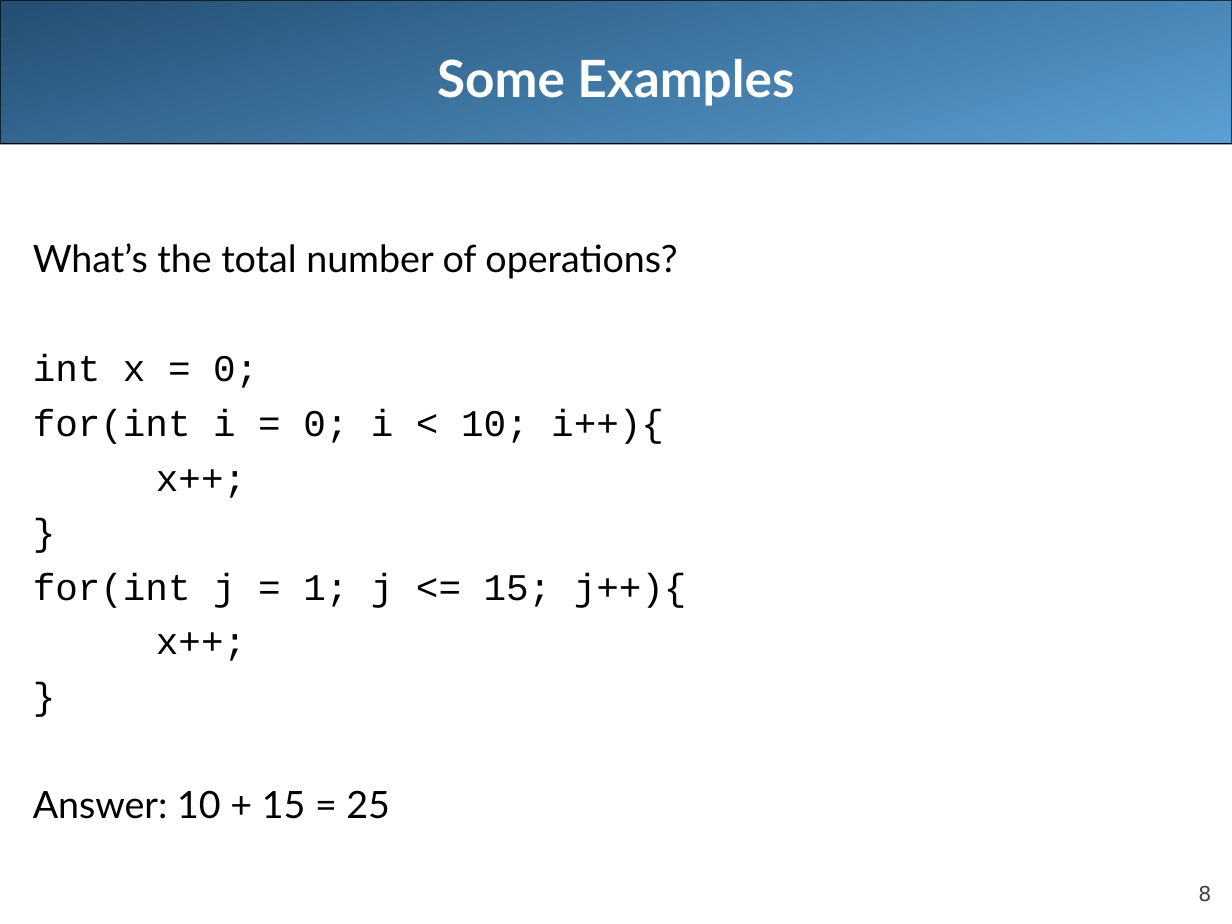
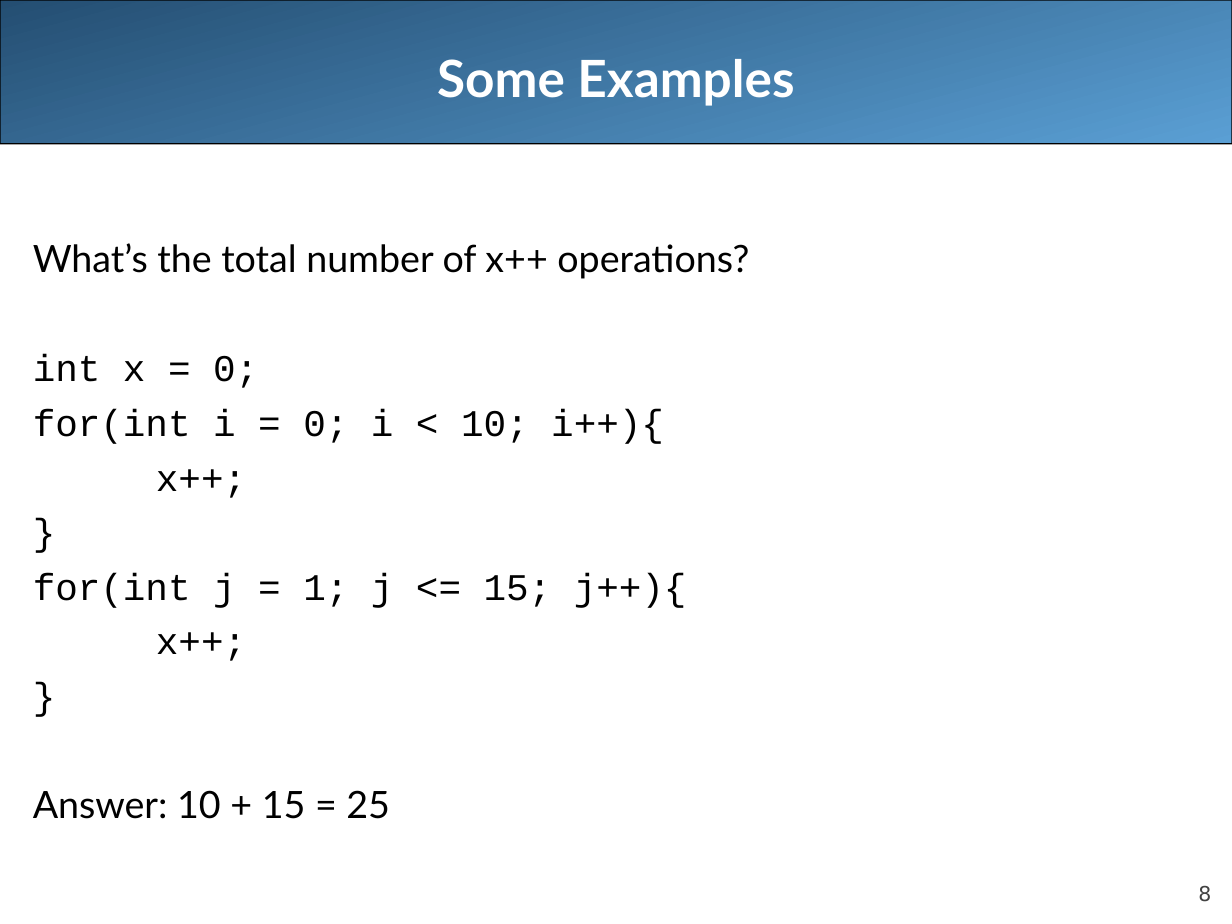
Before and after one commit to LongBaoNguyen/longbaonguyen.github.io, a slide deck: slide 8 of courses/apcsa/lecture12.ppt. Drawn at 1232x924 pixels with LibreOffice and Linux fonts; fonts in the diff are those of the drawing. Boxes give left, top, right and bottom in pixels: in the first picture for what was removed or moved away, otherwise in the second. Text is boxed around its words. In the diff, an @@ line names an element or a change of style, - is before the commit and + after.

```diff
--- a/courses/apcsa/lecture12.ppt
+++ b/courses/apcsa/lecture12.ppt
@@ text at (33, 243, 749, 279): text changed @@
-What’s the total number of operations?
+What’s the total number of x++ operations?
```
Also in this commit, not shown: 5 other slides changed, 10 other files.
